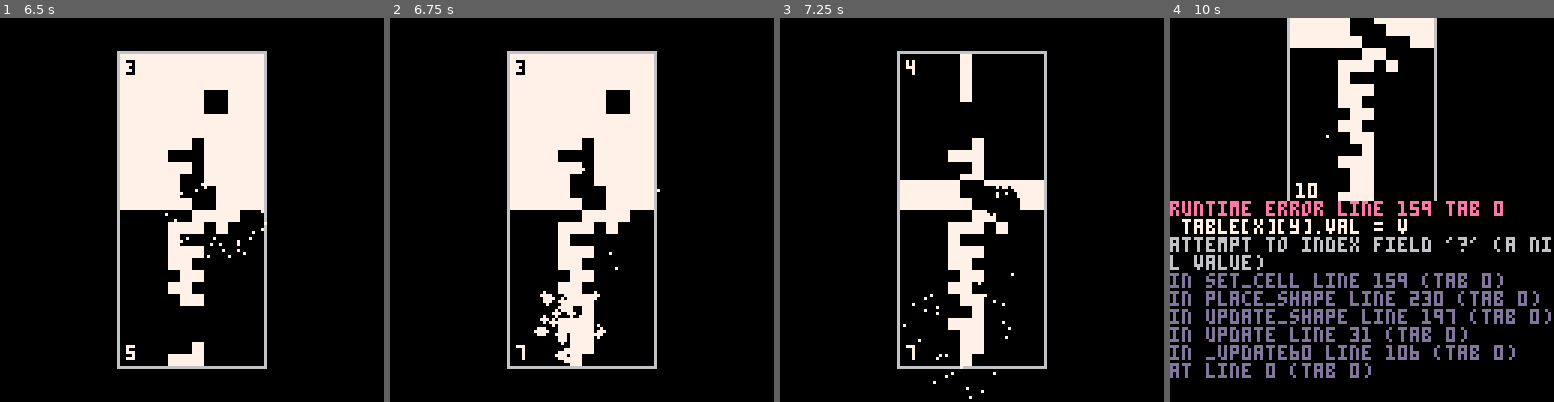
Above: before the commit, frames 1-4 (left to right).
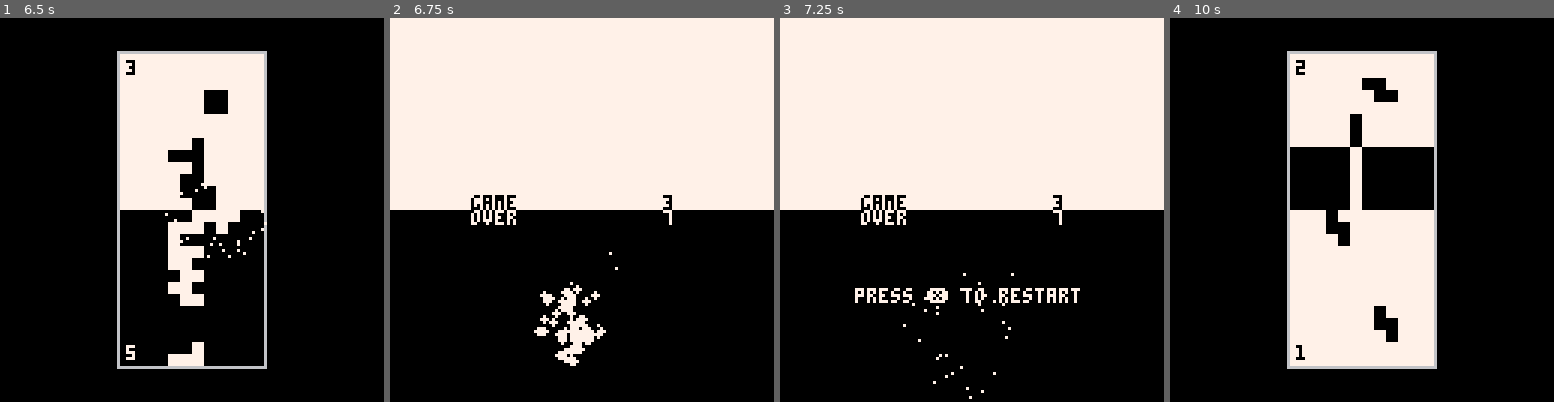
Above: after the commit, the same moments.

Repository: makscee/pico-double-tetris
Game: PICO-8 cartridge double_tetris.p8
Same seed, same stepped clock (60 frames per second), same inputs: the game is played once before the commit and once after it.
Inputs:
- Up to frame 1 (6.5 s): tap O (Z key) at 0.33, 1.07, 2.22, 3.72, 5.22 s; tap Down at 0.7 s; tap X (X key) at 1.43, 2.07, 2.82, 3.57, 4.32, 5.07, 5.82 s; hold Up 1.97-2.63 s; hold Right 2.68-3.02 s; hold Down 3.07-3.73 s; hold Left 3.78-4.12 s; hold Up 4.17-4.5 s; hold Left 4.55-5.05 s; hold Right 5.1-5.93 s; hold Up from 5.98 s (still down)
- Up to frame 2 (6.75 s): tap X (X key) at 6.57 s; release Up at 6.65 s; hold Right from 6.7 s (still down); tap O (Z key) at 6.72 s
- Up to frame 3 (7.25 s): release Right at 7.03 s; hold Down from 7.08 s (still down)
- Up to frame 4 (10 s): tap X (X key) every 0.75 s from 7.32 to 9.57 s; release Down at 7.75 s; hold Left 7.8-8.13 s; hold Up 8.18-8.52 s; tap O (Z key) at 8.22, 9.72 s; hold Left 8.57-9.07 s; hold Right 9.12-9.95 s

Frame 1 is identical in both runs. In frame 2, 40% of the frame differs, in the area x 0-100%, y 0-92%; in frame 3, 51%; in frame 4, 33%.
Error before the commit: runtime error line 159 tab 0; table[x][y].val = v; attempt to index field '?' (a nil value)

Commit message:
add gameover screen

Diff:
--- a/double_tetris.p8
+++ b/double_tetris.p8
@@ -27,6 +27,18 @@
 			draw_title()
 		end,
 	},
+ {
+  name="gameover",
+  update=function()
+   update_gameover()
+  end,
+  init=function()
+   init_gameover()
+  end,
+  draw=function()
+   draw_gameover()
+  end,
+ },
 	{
 		name="game",
 		update=function()
@@ -35,6 +47,7 @@
 			check_input()
 		end,
 		init=function()
+   in_game = true
 			music(0)
 			for x = 0, sizex - 1 do
 				table[x] = {}
@@ -236,6 +249,11 @@
  sfx(17)
 	scores[v] += 1
 	get_random_shape(v)
+ for cell in all(shape[v]) do
+  if not is_empty_cell(cell.x + shape[v].x, cell.y + shape[v].y, v) then
+   load_scene("gameover")
+  end
+ end
 end
 
 function get_random_shape(v)
@@ -273,7 +291,7 @@
 function drop_shape(v)
  sfx(16)
 	add_coroutine(function() drop_coroutine(v) end)
-  inv_jump(v == 1)
+ inv_jump(v == 1)
 	s_frames_left[v] = s_speed
 end
 
@@ -362,6 +380,7 @@
 
 title_text_delay=180
 function init_title()
+ in_game = false
 	letters=
 	{
 		{n=32,x=2, y=-150,speed=1.5+rnd(),ymax=48,col=0},
@@ -412,6 +431,36 @@
 	if (title_text_delay < 0 and title_text_delay % 30 < 20) then
 		print("press ❎ to start", 33, 90, 7)
 	end
+end
+
+function init_gameover()
+ music(-1)
+ gameover_text_delay = 30
+ in_game = false
+end
+
+function draw_gameover()
+ rectfill(0,0,128,64,7)
+ rectfill(0,64,128,128,0)
+
+ local x1 = 27
+ local x2 = 91
+ local y1 = 59
+ local y2 = 64
+ print("game",x1,y1,0)
+ print("over",x1,y2,7)
+ print(scores[1],x2,y1,0)
+ print(scores[2],x2,y2,7)
+ if (gameover_text_delay < 0 and gameover_text_delay % 60 > 20) then
+  print("press ❎ to restart", 25, 90, 7)
+ end
+end
+
+function update_gameover()
+ gameover_text_delay -= 1
+ if btnp(❎) then
+  load_scene("game")
+ end
 end
 
 -->8
